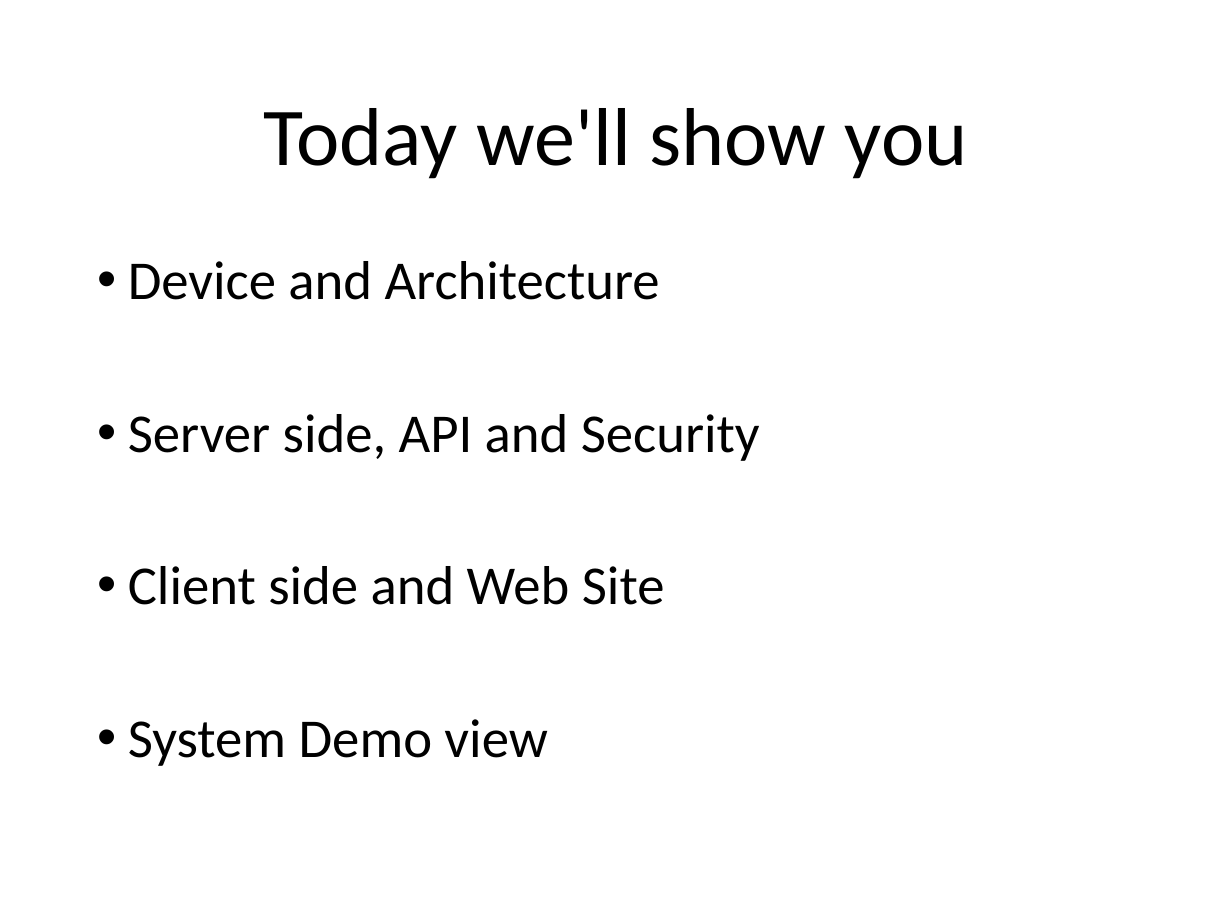
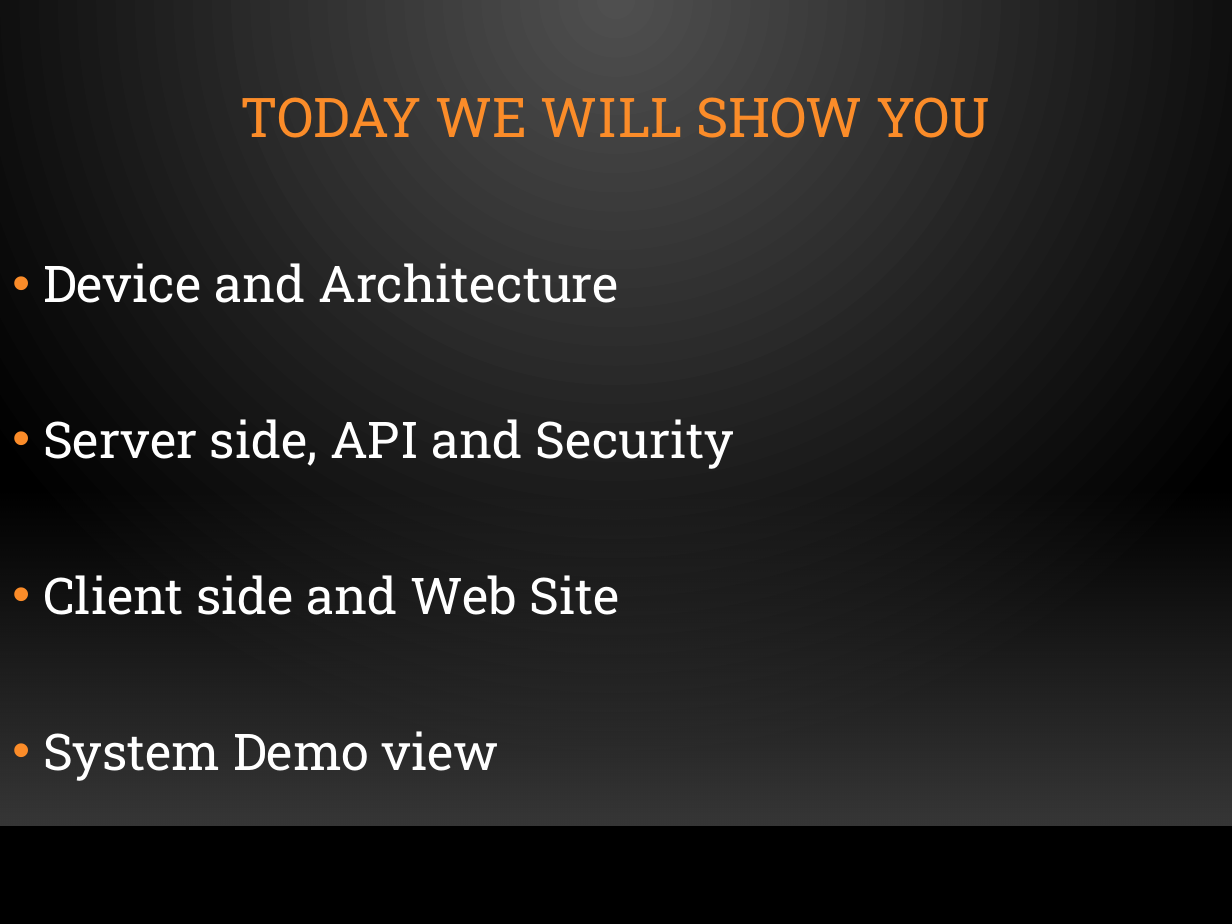
Before and after one commit to Aviel212/SmartSwitch, a slide deck: slide 2 of Project Submission/Presentation/Full Presentation.pptx. Drawn at 1232x924 pixels with LibreOffice and Linux fonts; fonts in the diff are those of the drawing; background and template pictures are left out. Boxes give left, top, right and bottom in pixels: in the first picture for what was removed or moved away, otherwise in the second. Text is boxed around its words. In the diff, an @@ line names an element or a change of style, - is before the commit and + after.

```diff
--- a/Project Submission/Presentation/Full Presentation.pptx
+++ b/Project Submission/Presentation/Full Presentation.pptx
@@ background #FFFFFF to gradient #505050 to #000000 @@
@@ text at box(241, 97, 990, 138): text changed; size 48 to 32 pt; font Calibri to Roboto Slab; text colour #000000 to #FB8C29 @@
-Today we'll show you
+TODAY WE WILL SHOW YOU
@@ text "Device and Architecture": place and size @@
-text "Device and Architecture" at box(128, 261, 760, 766)
+text "Device and Architecture" at box(43, 263, 734, 781)
@@ text "Device and Architecture" at box(43, 263, 734, 781): size 32 to 29.6 pt, font Calibri to Roboto Slab, text colour #000000 to #FFFFFF; line spacing 0.9 to 1 @@
@@ rectangle added at box(0, 488, 1232, 825), fill gradient #454545 @@
@@ line added from (0, 827) to (1232, 827), #000001 1 pt @@
```
Also in this commit, not shown: 1 other slide changed, 21 slides added, 1 slide removed.
